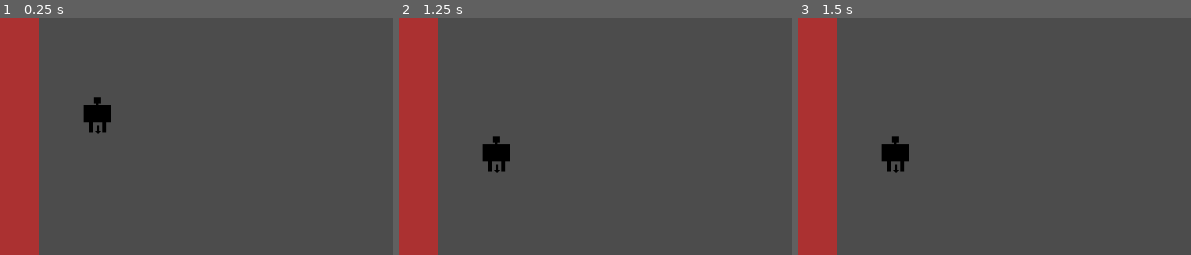
Above: before the commit, frames 1-3 (left to right).
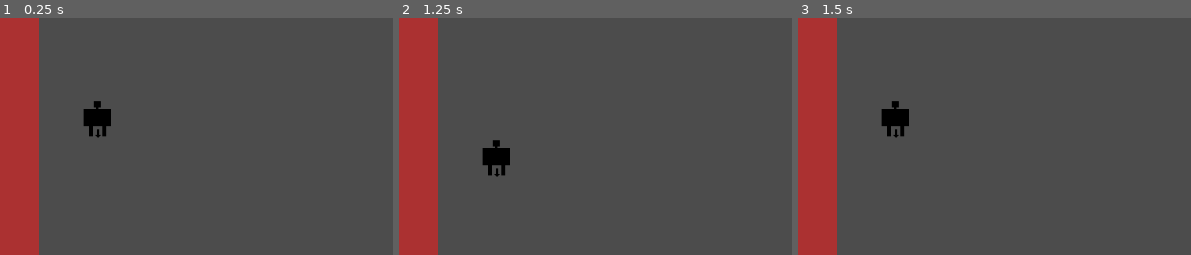
Above: after the commit, the same moments.

Repository: Gorglomux/MazeEscape
Game: Godot game, scene res://Main.tscn
The game is run twice, just before and just after one commit, with the same random seed, the same clock (stepped at 60 frames per second) and the same inputs.
Inputs (mouse positions are % of the whole screen's width and height, from its top left):
- Up to frame 1 (0.25 s): no input
- Up to frame 2 (1.25 s): click (10, 5) at 0.5 s
- Up to frame 3 (1.5 s): click (10, 5) at 1.25 s
The pictures show only the part of the screen within x 0-50%, y 35-85%; the shares and areas given below are measured in that part.

The runs differ from the first frame. In frame 1, 0.3% of the frame differs, in the area x 21-29%, y 33-51%; in frame 2, 0.3%; in frame 3, 1.4%, in the area x 21-29%, y 35-66%.

Commit message:
stop_reinitialise_position_joueur

Diff:
--- a/MazeEscape/BoardContainer.gd
+++ b/MazeEscape/BoardContainer.gd
@@ -8,7 +8,7 @@
 var player_resource = preload("res://Player.tscn")
 
 var OFFSET_X = 25
-var OFFSET_Y = 20
+var OFFSET_Y = 25
 
 var menu
 
--- a/MazeEscape/Main.gd
+++ b/MazeEscape/Main.gd
@@ -19,6 +19,9 @@
 
 var board
 var board_container
+
+var x_dep
+var y_dep
 
 var levelEnCours = 0
 
@@ -91,9 +94,13 @@
 			pass
 
 func start_game():
+	x_dep = player.position.x
+	y_dep = player.position.y
 	player.enMarche  = true
 
 func stop_game():
+	player.position.x = x_dep
+	player.position.y = y_dep
 	player.enMarche  = false
 
 func restart_game():
